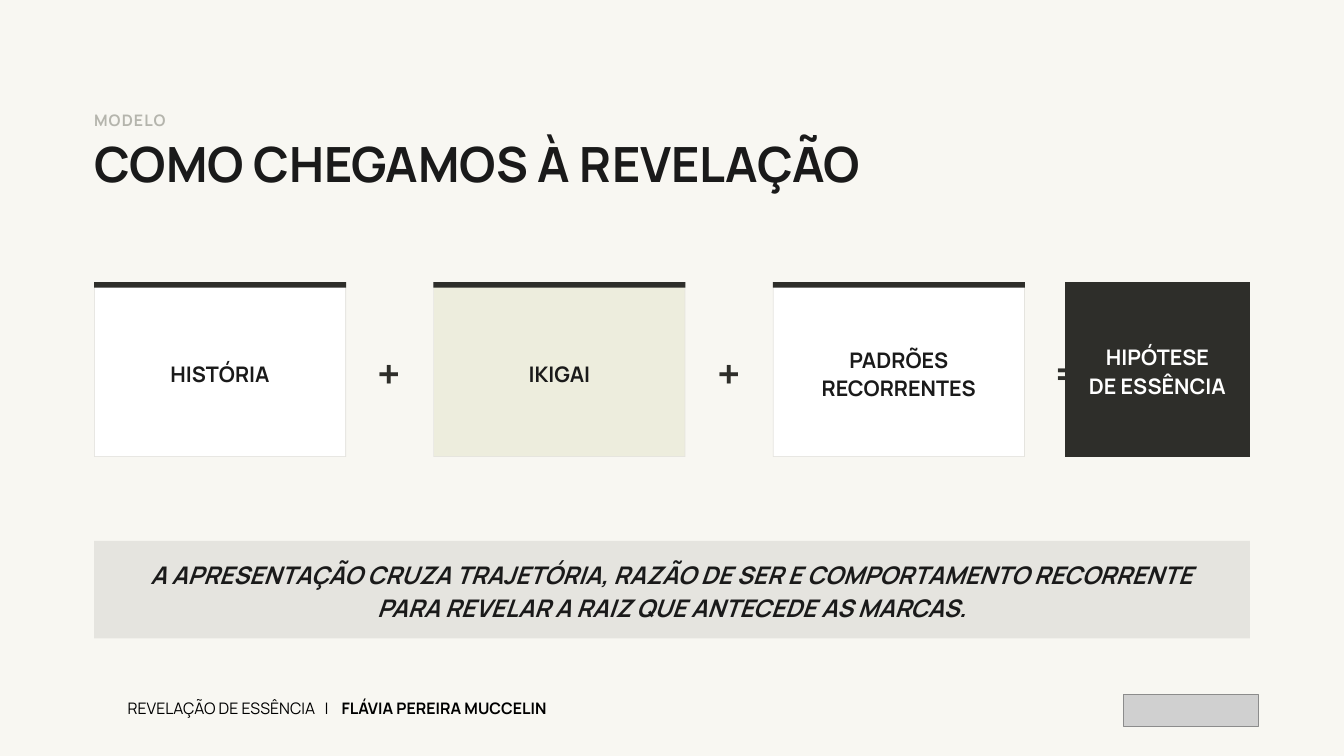
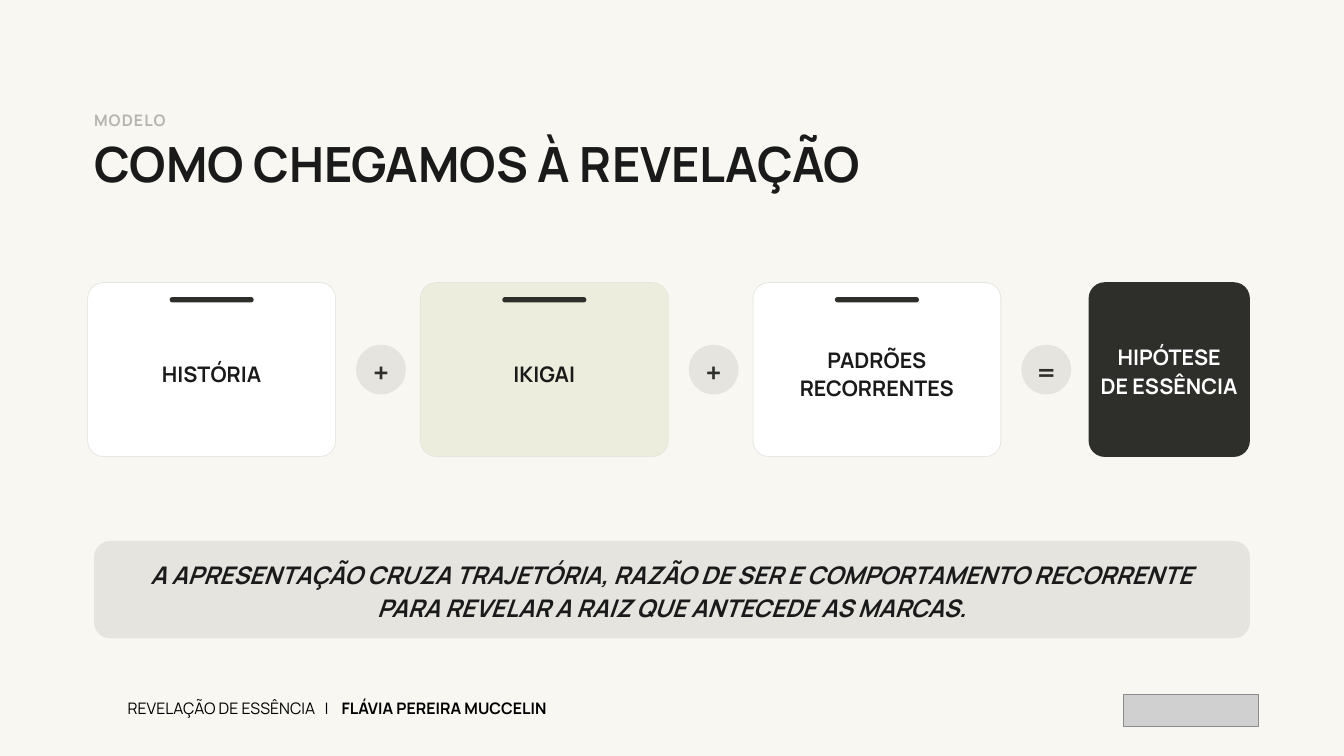
Before and after one commit to kellyalbertkabrand/Apresentacao_Revelacao_de_Essencia, a slide deck: slide 4 of Revelacao-de-Essencia-Flavia-Pereira-Muccelin.pptx. Drawn at 1344x756 pixels with LibreOffice and Linux fonts; fonts in the diff are those of the drawing; grey boxes stand for pictures. Boxes give left, top, right and bottom in pixels: in the first picture for what was removed or moved away, otherwise in the second. Text is boxed around its words. In the diff, an @@ line names an element or a change of style, - is before the commit and + after.

```diff
--- a/Revelacao-de-Essencia-Flavia-Pereira-Muccelin.pptx
+++ b/Revelacao-de-Essencia-Flavia-Pereira-Muccelin.pptx
@@ 2 rounded rectangles, 1 text: place and size @@
-2 rounded rectangles, 1 text at bbox=[94, 282, 346, 457]
+2 rounded rectangles, 1 text at bbox=[87, 282, 336, 457]
@@ rectangle removed at bbox=[94, 282, 346, 288] @@
@@ rounded rectangle added at bbox=[169, 297, 253, 302], fill #2E2E2A @@
@@ rounded rectangle: place and size @@
-rounded rectangle at bbox=[433, 282, 685, 457]
+rounded rectangle at bbox=[420, 282, 669, 457]
@@ rounded rectangle: place and size @@
-rounded rectangle at bbox=[434, 283, 685, 456]
+rounded rectangle at bbox=[421, 283, 668, 456]
@@ rectangle removed at bbox=[433, 282, 685, 288] @@
@@ text "IKIGAI": place and size @@
-text "IKIGAI" at bbox=[529, 366, 591, 383]
+text "IKIGAI" at bbox=[513, 366, 575, 383]
@@ rounded rectangle added at bbox=[502, 297, 586, 302], fill #2E2E2A @@
@@ rounded rectangle: place and size @@
-rounded rectangle at bbox=[773, 283, 1024, 456]
+rounded rectangle at bbox=[753, 283, 1001, 456]
@@ rounded rectangle: place and size @@
-rounded rectangle at bbox=[773, 282, 1025, 457]
+rounded rectangle at bbox=[753, 282, 1001, 457]
@@ text "PADRÕES": place and size @@
-text "PADRÕES" at bbox=[822, 347, 976, 397]
+text "PADRÕES" at bbox=[800, 347, 954, 397]
@@ rectangle removed at bbox=[773, 282, 1025, 288] @@
@@ rounded rectangle added at bbox=[835, 297, 919, 302], fill #2E2E2A @@
@@ rectangle to rounded rectangle in 8 elements at bbox=[94, 541, 1250, 638], bbox=[87, 282, 336, 457], bbox=[88, 283, 335, 456], bbox=[420, 282, 669, 457], bbox=[421, 283, 668, 456], bbox=[753, 282, 1001, 457], bbox=[753, 283, 1001, 456], bbox=[1089, 282, 1250, 457] @@
@@ rounded rectangle: place and size @@
-rounded rectangle at bbox=[1065, 282, 1250, 457]
+rounded rectangle at bbox=[1089, 282, 1250, 457]
@@ text "HIPÓTESE": place and size @@
-text "HIPÓTESE" at bbox=[1089, 344, 1226, 395]
+text "HIPÓTESE" at bbox=[1101, 344, 1237, 395]
@@ text "+": place and size @@
-text "+" at bbox=[363, 282, 417, 457]
+text "+" at bbox=[356, 345, 406, 394]
@@ ellipse added at bbox=[356, 345, 406, 394], fill #E5E4DF @@
@@ text "+": place and size @@
-text "+" at bbox=[702, 282, 756, 457]
+text "+" at bbox=[689, 345, 739, 394]
@@ ellipse added at bbox=[689, 345, 739, 394], fill #E5E4DF @@
@@ size 44 to 30 pt in 3 elements at bbox=[356, 345, 406, 394], bbox=[689, 345, 739, 394], bbox=[1021, 345, 1071, 394] @@
@@ text "=": place and size @@
-text "=" at bbox=[1042, 282, 1095, 457]
+text "=" at bbox=[1021, 345, 1071, 394]
@@ ellipse added at bbox=[1021, 345, 1071, 394], fill #E5E4DF @@
```
Also in this commit, not shown: 17 other slides changed, 1 other file.
